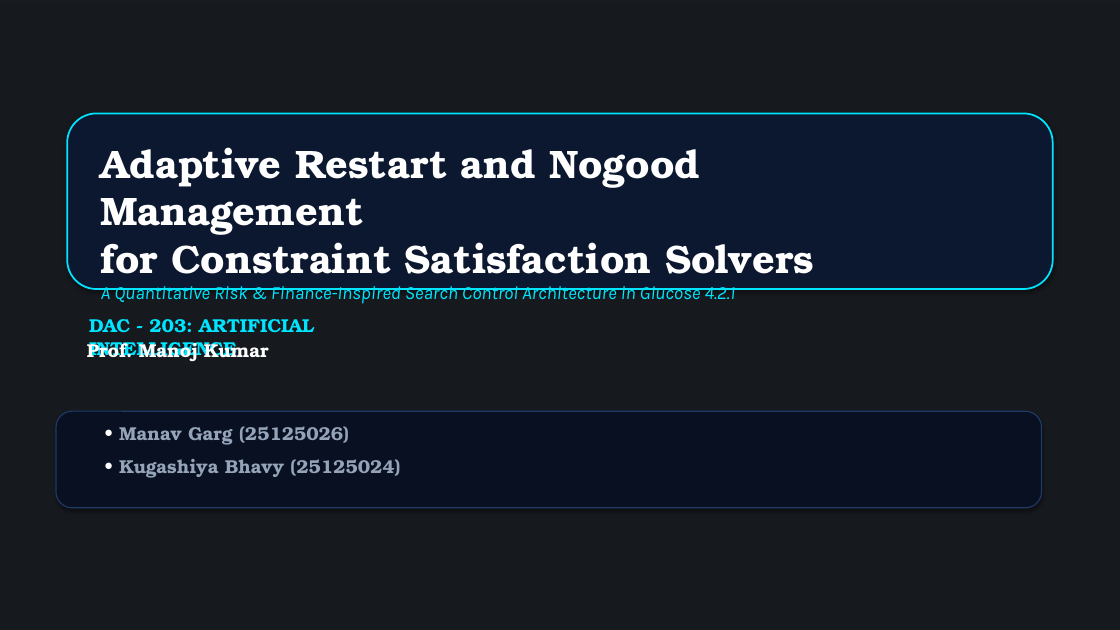
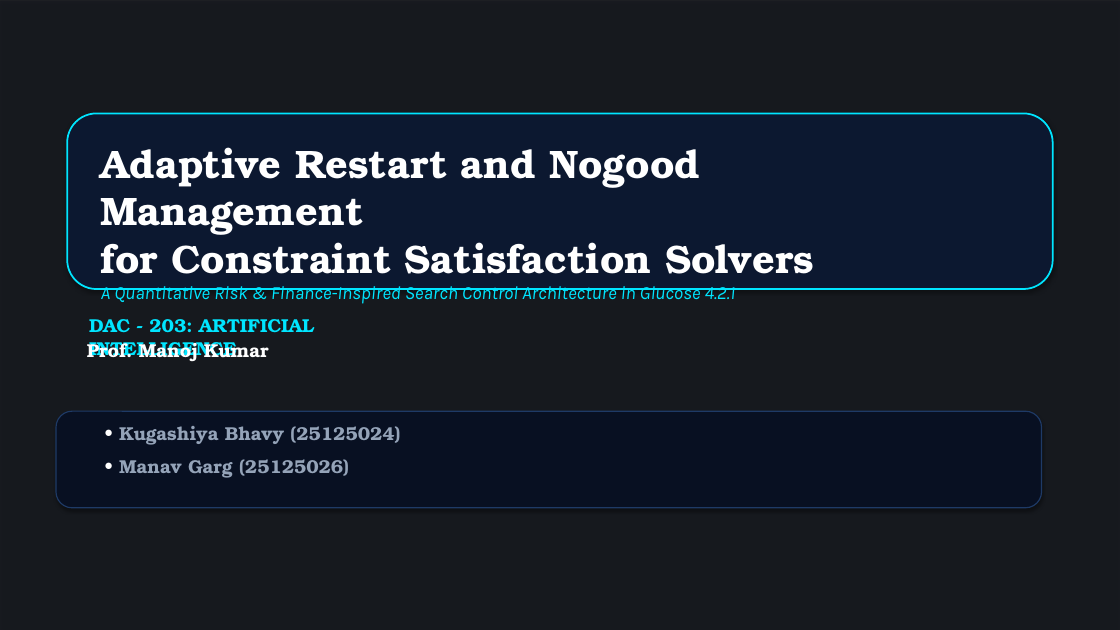
Before and after one commit to JamesBond-crypto/Adaptive-Restart-Nogood-Management-CDCL-SAT, a slide deck: slide 1 of Final_Presentation.pptx. Drawn at 1120x630 pixels with LibreOffice and Linux fonts; fonts in the diff are those of the drawing; background and template pictures are left out; a plain dark background stands for a picture behind light text. Boxes give left, top, right and bottom in pixels: in the first picture for what was removed or moved away, otherwise in the second. Text is boxed around its words. In the diff, an @@ line names an element or a change of style, - is before the commit and + after.

```diff
--- a/Final_Presentation.pptx
+++ b/Final_Presentation.pptx
@@ text at [119, 426, 400, 445]: paragraph added @@
+• Kugashiya Bhavy (25125024)
@@ text at [119, 459, 400, 478]: paragraph removed @@
-• Kugashiya Bhavy (25125024)
```
Also in this commit, not shown: 4 other slides changed, 2 slides removed, 10 other files.
